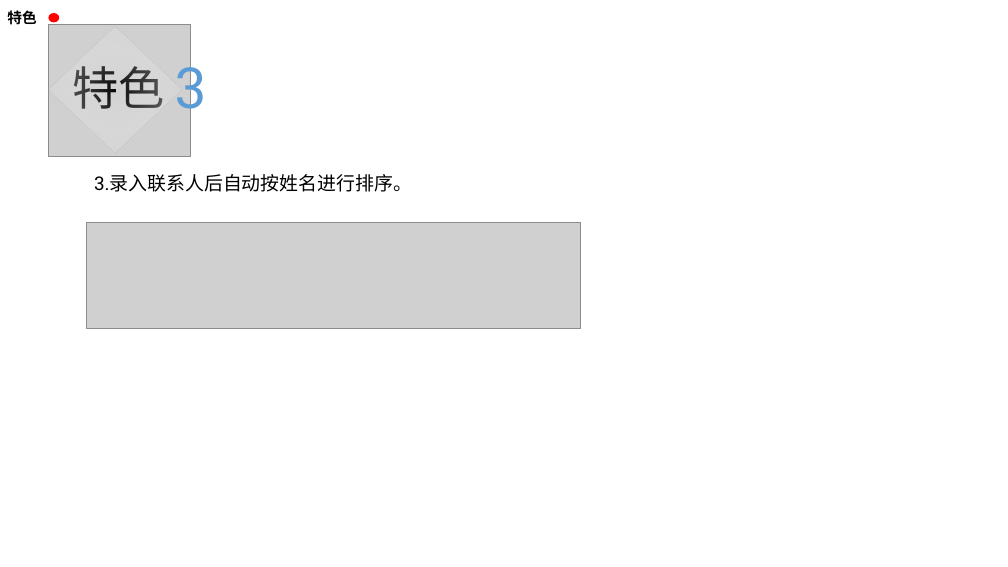
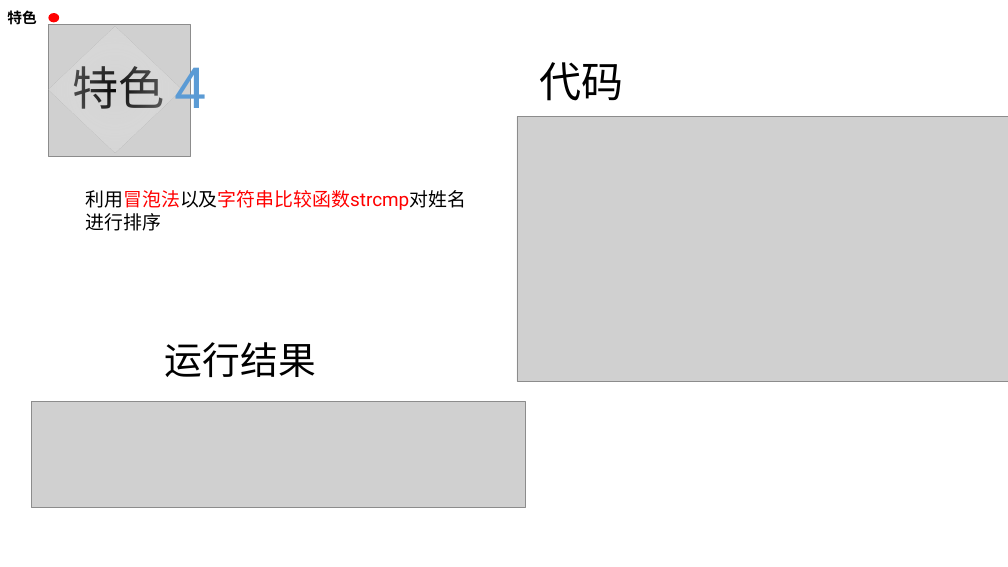
Before and after one commit to mdamingyang/hello-word, a slide deck: slide 6 of 演示.pptx (slide 5 before the commit). Drawn at 1008x567 pixels with LibreOffice and Linux fonts; fonts in the diff are those of the drawing; grey boxes stand for pictures; background and template pictures are left out. Boxes give left, top, right and bottom in pixels: in the first picture for what was removed or moved away, otherwise in the second. Text is boxed around its words. In the diff, an @@ line names an element or a change of style, - is before the commit and + after.

```diff
--- a/演示.pptx
+++ b/演示.pptx
@@ text at [175, 56, 207, 122]: text changed @@
-3
+4
@@ text added at [540, 62, 624, 101], 40 pt, text #000000 @@
+代码
@@ picture added at [517, 116, 1008, 381] @@
@@ text at [86, 190, 467, 231]: text changed; text colour #000000 to #FF0000 @@
-3.录入联系人后自动按姓名进行排序。
+利用冒泡法以及字符串比较函数strcmp对姓名
+进行排序
@@ text added at [165, 342, 316, 377], 36 pt, text #000000 @@
+运行结果
@@ picture: place and size @@
-picture at [87, 222, 581, 328]
+picture at [31, 402, 525, 507]
```
Also in this commit, not shown: 6 other slides changed, 2 slides added, 2 other files.
